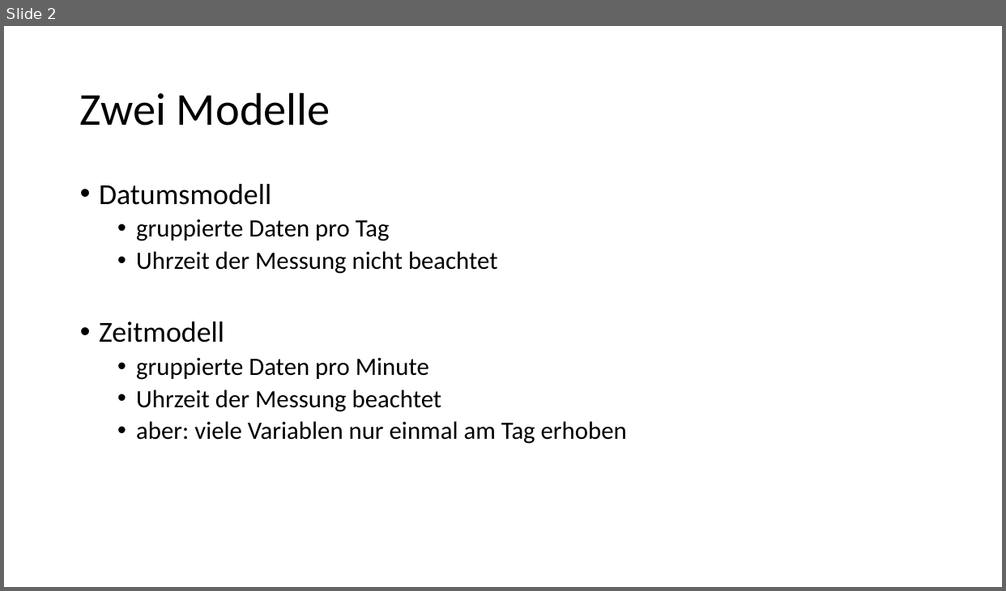
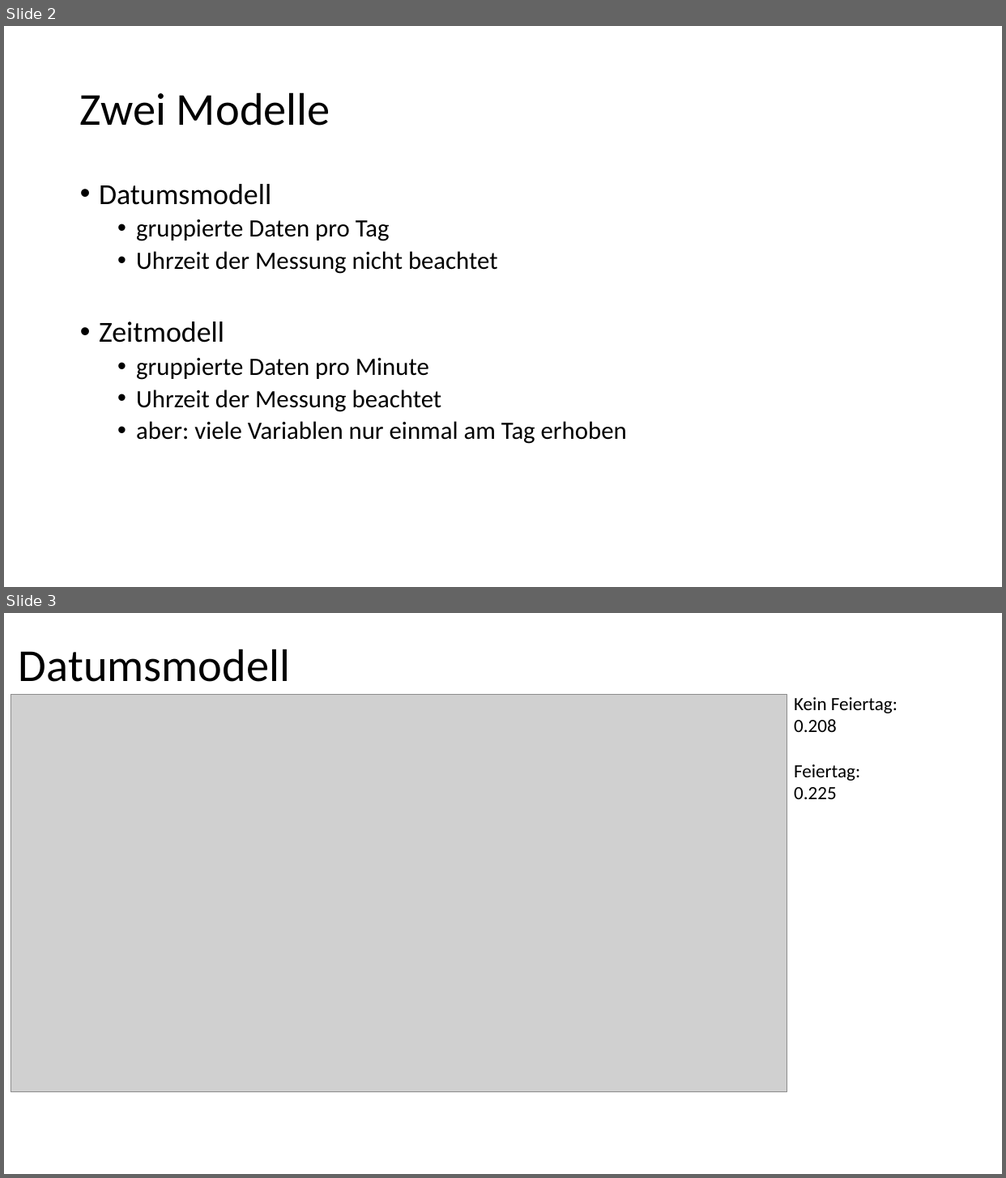
Before and after one commit to leavanh/LVS, a slide deck: Organisatorisches/Ergebnisse.pptx. Shown one above the other, each under a label of ours: slide 2 before the commit, slides 2 and 3 after it. The pictures are 1006x591 and 1006x1178 pixels, drawn with LibreOffice and Linux fonts; fonts in the diff are those of the drawing; grey boxes stand for pictures. Boxes give left, top, right and bottom in pixels: in the first picture for what was removed or moved away, otherwise in the second. Text is boxed around its words. In the diff, an @@ line names an element or a change of style, - is before the commit and + after.

```diff
--- a/Organisatorisches/Ergebnisse.pptx
+++ b/Organisatorisches/Ergebnisse.pptx
@@ slide 3 added at (x1=4, y1=613, x2=1002, y2=1174), background #FFFFFF @@
@@ title added at (x1=19, y1=649, x2=290, y2=682), 44 pt, text #000000 @@
+Datumsmodell
@@ picture added at (x1=10, y1=694, x2=786, y2=1093) @@
@@ text added at (x1=794, y1=697, x2=897, y2=799), 18 pt, text #000000 @@
+Kein Feiertag:
+0.208
+Feiertag:
+0.225
```
Also in this commit, not shown: 2 other slides added, 2 slides removed, 2 other files.
